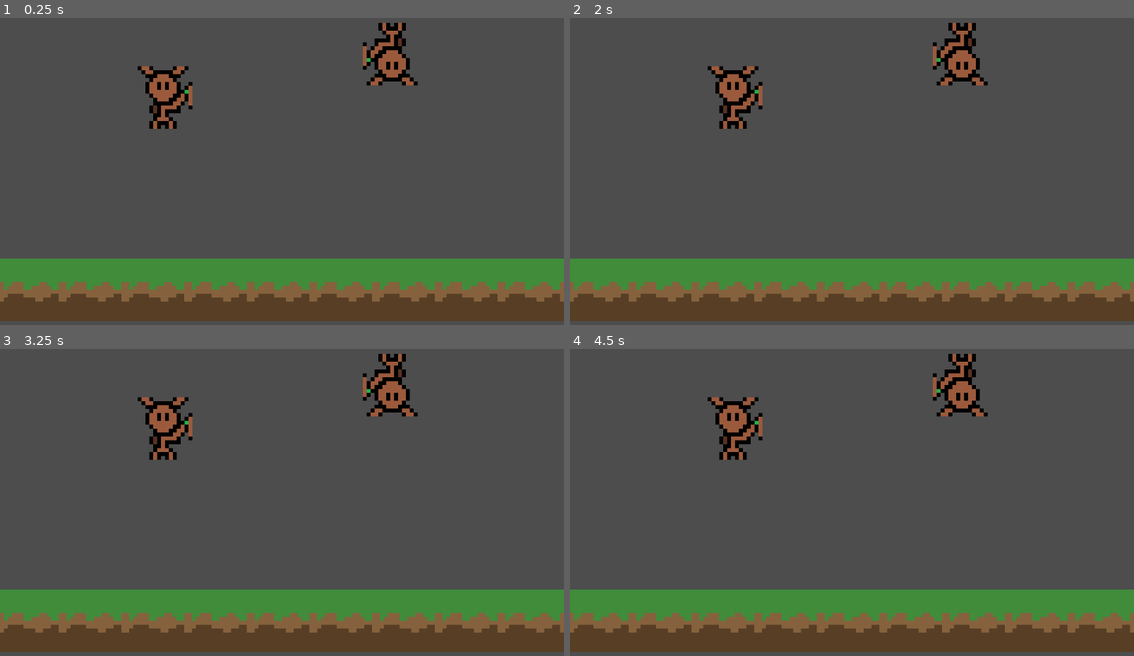
Above: before the commit, frames 1-4 (two rows, left to right).
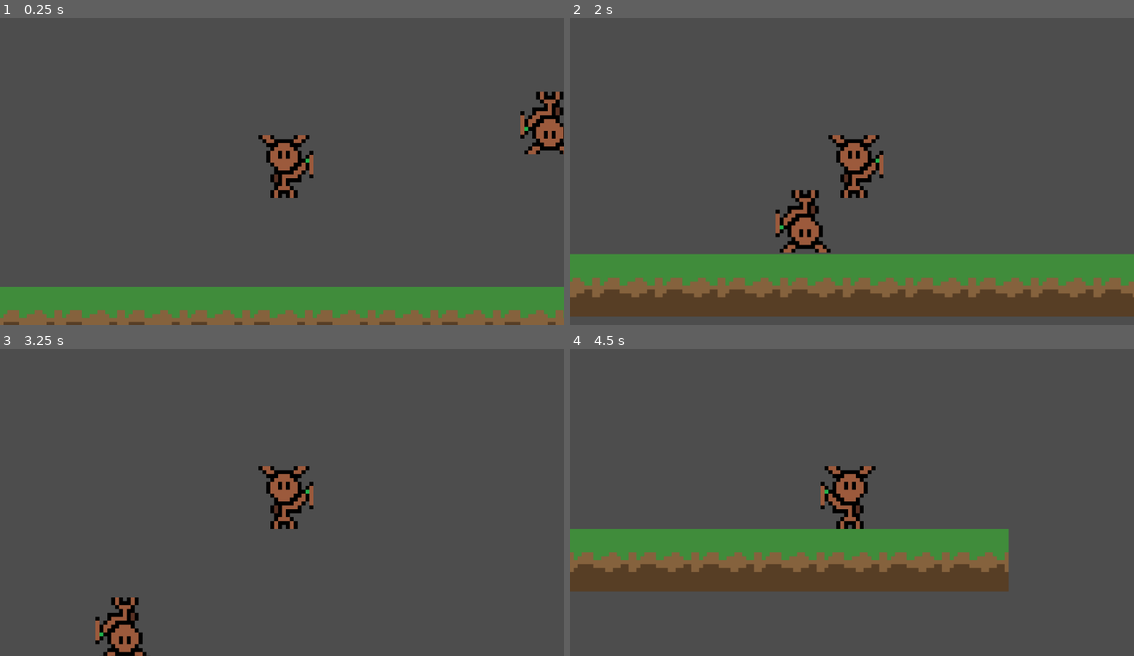
Above: after the commit, the same moments.

Repository: imbadv3/project-hollow
Game: Godot game, scene res://main.tscn
Same seed, same stepped clock (60 frames per second), same inputs: the game is played once before the commit and once after it. Before the commit the project has no main scene; this scene is started directly in both runs.
Inputs:
- Up to frame 1 (0.25 s): no input
- Up to frame 2 (2 s): hold Space (spacebar) 0.53-1.28 s; hold Right (ui_right) from 0.53 s (still down); tap Up (ui_up) at 0.77, 1.52 s; tap Space (spacebar) at 1.35 s
- Up to frame 3 (3.25 s): release Right (ui_right) at 2.03 s; hold Left (ui_left) 2.03-2.78 s; hold Space (spacebar) 2.03-2.78 s; hold Right (ui_right) from 2.78 s (still down); tap Space (spacebar) at 2.85 s; tap Up (ui_up) at 3.02 s
- Up to frame 4 (4.5 s): hold Space (spacebar) 3.53-4.28 s; tap Up (ui_up) at 3.77 s; release Right (ui_right) at 4.28 s; hold Left (ui_left) from 4.28 s (still down); tap Space (spacebar) at 4.35 s

The runs differ from the first frame. In frame 1, 26% of the frame differs, in the area x 0-100%, y 1-100%; in frame 2, 11%; in frame 3, 24%; in frame 4, 39%, in the area x 0-100%, y 1-99%.

Commit message:
they main change is fixing some of the collisions

Diff:
--- a/bug.tscn
+++ b/bug.tscn
@@ -1,7 +1,7 @@
 [gd_scene load_steps=5 format=3 uid="uid://ckyevr0fchq7q"]
 
-[ext_resource type="Script" path="res://scene/bug.gd" id="1_7kgon"]
-[ext_resource type="Texture2D" uid="uid://dqwrfsc0ivc17" path="res://images/pixil-frame-0-3 (1).png" id="2_1pdty"]
+[ext_resource type="Script" path="res://bug.gd" id="1_7kgon"]
+[ext_resource type="Texture2D" uid="uid://dqwrfsc0ivc17" path="res://pixil-frame-0-3 (1).png" id="2_1pdty"]
 
 [sub_resource type="SpriteFrames" id="SpriteFrames_go0tn"]
 animations = [{
--- a/character_body_2d.gd
+++ b/character_body_2d.gd
@@ -15,7 +15,7 @@
 	var left = Input.is_action_pressed('ui_left')
 	var jump = Input.is_action_just_pressed('ui_up')
 	var heal = Input.is_action_just_pressed('ui_down')
-	var atk = Input.is_action_pressed("spacebar")
+	var atk = Input.is_action_just_pressed("spacebar")
 
 
 
@@ -24,12 +24,12 @@
 		velocity.y = jump_speed
 
 	if right:
-		scale.x = 1
-		#velocity.x += run_speed
+		transform.x.x = 1
+		velocity.x += run_speed
 
-	if left:
-		scale.x = -1
-		#velocity.x -= run_speed
+	if left :
+		transform.x.x = -1
+		velocity.x -= run_speed
 
 	if health < 0:
 		position = Vector2(0,0)
@@ -40,7 +40,8 @@
 	if health > max_health:
 		health = max_health
 
-
+	if atk:
+		$mainarea/CollisionShape2D.set_deferred("disabled",false)
 
 
 
@@ -63,9 +64,7 @@
 
 
 
-func _on_area_2d_2_body_entered(body: Node2D) -> void:
-	health += -1
 
 
-func _on_area_2d_2_body_exited(body: Node2D) -> void:
+func _on_area_2d_area_entered(area: Area2D) -> void:
 	pass # Replace with function body.
--- a/character_body_2d.tscn
+++ b/character_body_2d.tscn
@@ -1,7 +1,7 @@
 [gd_scene load_steps=5 format=3 uid="uid://b6u5s7816yb1h"]
 
-[ext_resource type="Texture2D" uid="uid://dqwrfsc0ivc17" path="res://images/pixil-frame-0-3 (1).png" id="1_jlto6"]
-[ext_resource type="Script" path="res://scene/character_body_2d.gd" id="1_u7d7u"]
+[ext_resource type="Texture2D" uid="uid://dqwrfsc0ivc17" path="res://pixil-frame-0-3 (1).png" id="1_jlto6"]
+[ext_resource type="Script" path="res://character_body_2d.gd" id="1_u7d7u"]
 
 [sub_resource type="SpriteFrames" id="SpriteFrames_8w2uh"]
 animations = [{
--- a/main.tscn
+++ b/main.tscn
@@ -1,8 +1,8 @@
 [gd_scene load_steps=8 format=4 uid="uid://86b0h5f4o3ev"]
 
-[ext_resource type="Texture2D" uid="uid://b88ew8oxokib0" path="res://images/pixil-frame-0-8.png" id="1_qkljt"]
-[ext_resource type="PackedScene" uid="uid://b6u5s7816yb1h" path="res://scene/character_body_2d.tscn" id="2_64w4s"]
-[ext_resource type="PackedScene" uid="uid://dlegnuyic0rn0" path="res://bug.tscn" id="3_m7v1c"]
+[ext_resource type="Texture2D" uid="uid://b88ew8oxokib0" path="res://pixil-frame-0-8.png" id="1_qkljt"]
+[ext_resource type="PackedScene" uid="uid://b6u5s7816yb1h" path="res://character_body_2d.tscn" id="2_64w4s"]
+[ext_resource type="PackedScene" uid="uid://ckyevr0fchq7q" path="res://bug.tscn" id="3_m7v1c"]
 
 [sub_resource type="TileSetAtlasSource" id="TileSetAtlasSource_21pyw"]
 texture = ExtResource("1_qkljt")
@@ -17,7 +17,7 @@
 sources/1 = SubResource("TileSetAtlasSource_21pyw")
 
 [sub_resource type="RectangleShape2D" id="RectangleShape2D_kcodd"]
-size = Vector2(273, 73)
+size = Vector2(83.5, 73)
 
 [sub_resource type="RectangleShape2D" id="RectangleShape2D_o1ih6"]
 size = Vector2(166, 129)
@@ -31,20 +31,24 @@
 [node name="CharacterBody2D" parent="TileMapLayer" instance=ExtResource("2_64w4s")]
 position = Vector2(329, 183)
 
-[node name="Area2D" type="Area2D" parent="TileMapLayer/CharacterBody2D"]
+[node name="mainarea" type="Area2D" parent="TileMapLayer/CharacterBody2D"]
 collision_mask = 4
 
-[node name="CollisionShape2D" type="CollisionShape2D" parent="TileMapLayer/CharacterBody2D/Area2D"]
+[node name="CollisionShape2D" type="CollisionShape2D" parent="TileMapLayer/CharacterBody2D/mainarea"]
+position = Vector2(132, -4)
 shape = SubResource("RectangleShape2D_kcodd")
+disabled = true
+
+[node name="Camera2D" type="Camera2D" parent="TileMapLayer/CharacterBody2D"]
 
 [node name="bug" parent="TileMapLayer" instance=ExtResource("3_m7v1c")]
 position = Vector2(805, 94)
 
-[node name="Area2D2" type="Area2D" parent="TileMapLayer/bug"]
+[node name="bug area" type="Area2D" parent="TileMapLayer/bug"]
 collision_layer = 4
 
-[node name="CollisionShape2D" type="CollisionShape2D" parent="TileMapLayer/bug/Area2D2"]
+[node name="CollisionShape2D" type="CollisionShape2D" parent="TileMapLayer/bug/bug area"]
 shape = SubResource("RectangleShape2D_o1ih6")
 
-[connection signal="body_entered" from="TileMapLayer/CharacterBody2D/Area2D" to="TileMapLayer/bug" method="_on_area_2d_body_entered"]
-[connection signal="body_entered" from="TileMapLayer/bug/Area2D2" to="TileMapLayer/CharacterBody2D" method="_on_area_2d_2_body_entered"]
+[connection signal="area_entered" from="TileMapLayer/CharacterBody2D/mainarea" to="TileMapLayer/CharacterBody2D" method="_on_area_2d_area_entered"]
+[connection signal="body_entered" from="TileMapLayer/bug/bug area" to="TileMapLayer/CharacterBody2D" method="_on_area_2d_2_body_entered"]
--- a/project.godot
+++ b/project.godot
@@ -11,7 +11,7 @@
 [application]
 
 config/name="forest"
-run/main_scene="res://scene/main.tscn"
+run/main_scene="res://main.tscn"
 config/features=PackedStringArray("4.3", "Forward Plus")
 config/icon="res://icon.svg"
 
Not shown, changed: pixil-frame-0-3 (1).png.import
Not shown, changed: pixil-frame-0-6.png.import
Not shown, changed: pixil-frame-0-8.png.import
